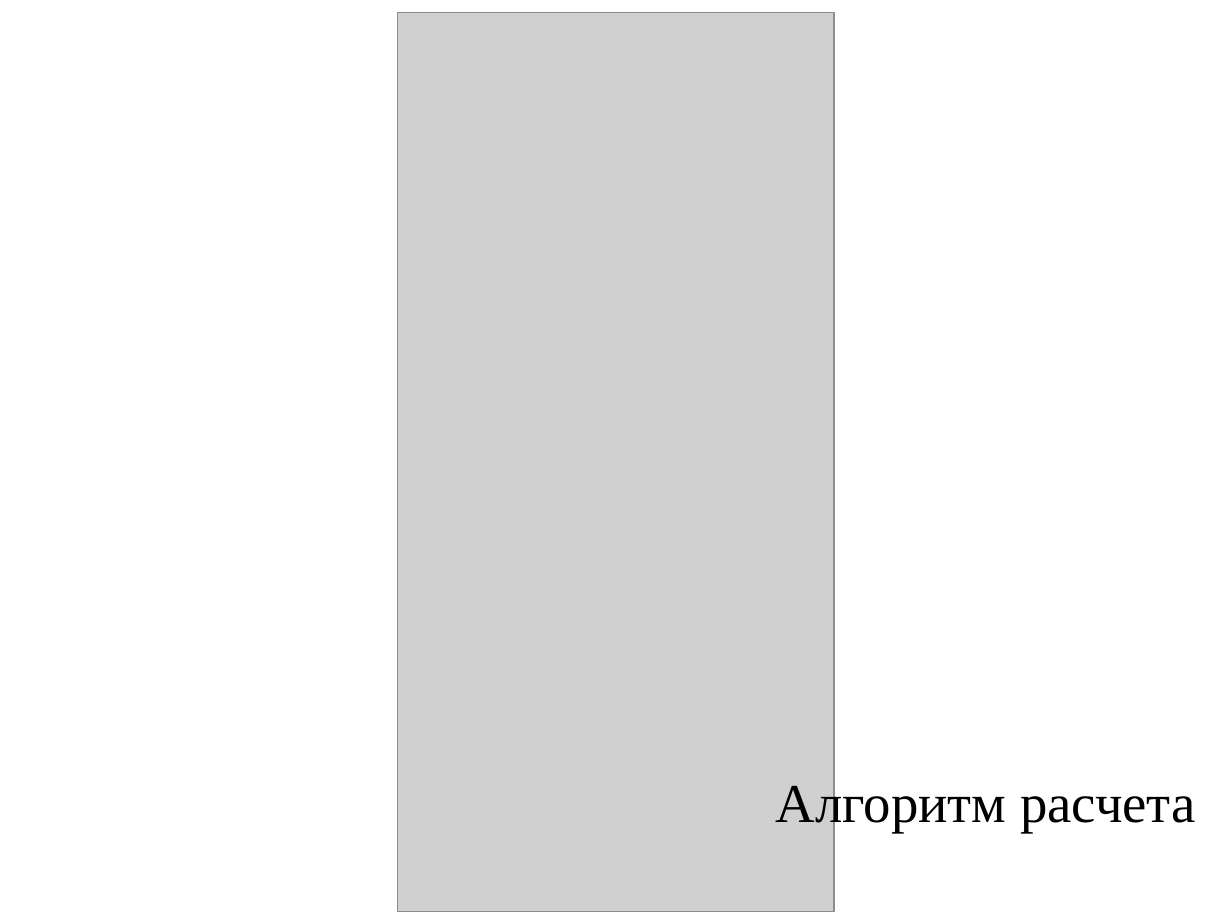
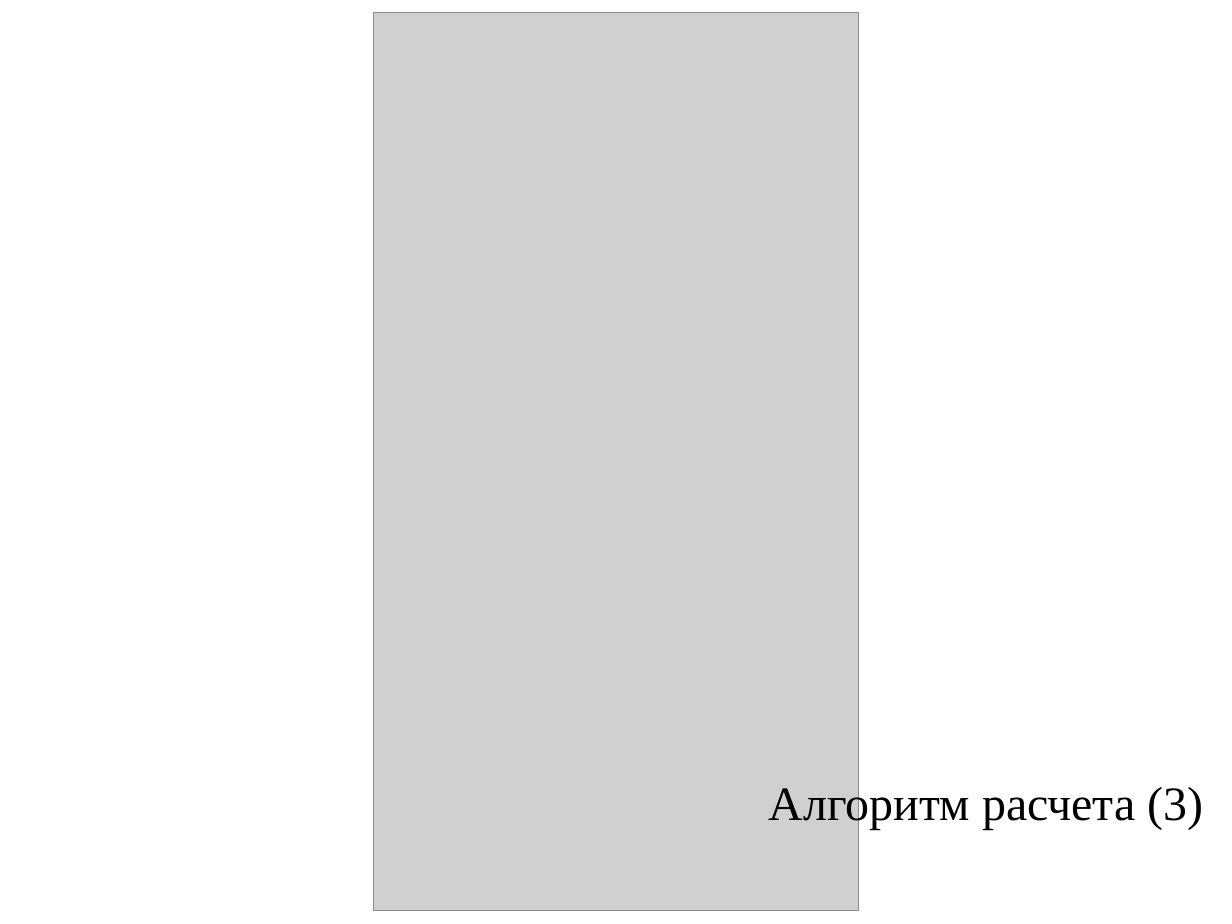
Before and after one commit to qwe86/dir, a slide deck: slide 10 of НИР_Бажаев.pptx (slide 8 before the commit). Drawn at 1232x924 pixels with LibreOffice and Linux fonts; fonts in the diff are those of the drawing; grey boxes stand for pictures. Boxes give left, top, right and bottom in pixels: in the first picture for what was removed or moved away, otherwise in the second. Text is boxed around its words. In the diff, an @@ line names an element or a change of style, - is before the commit and + after.

```diff
--- a/НИР_Бажаев.pptx
+++ b/НИР_Бажаев.pptx
@@ picture: place and size @@
-picture at bbox=[398, 12, 834, 910]
+picture at bbox=[373, 12, 859, 910]
@@ title at bbox=[769, 782, 1204, 829]: text changed; size 32 to 28 pt @@
-Алгоритм расчета
+Алгоритм расчета (3)
```
Also in this commit, not shown: 5 other slides changed, 5 slides added, 1 slide removed.
